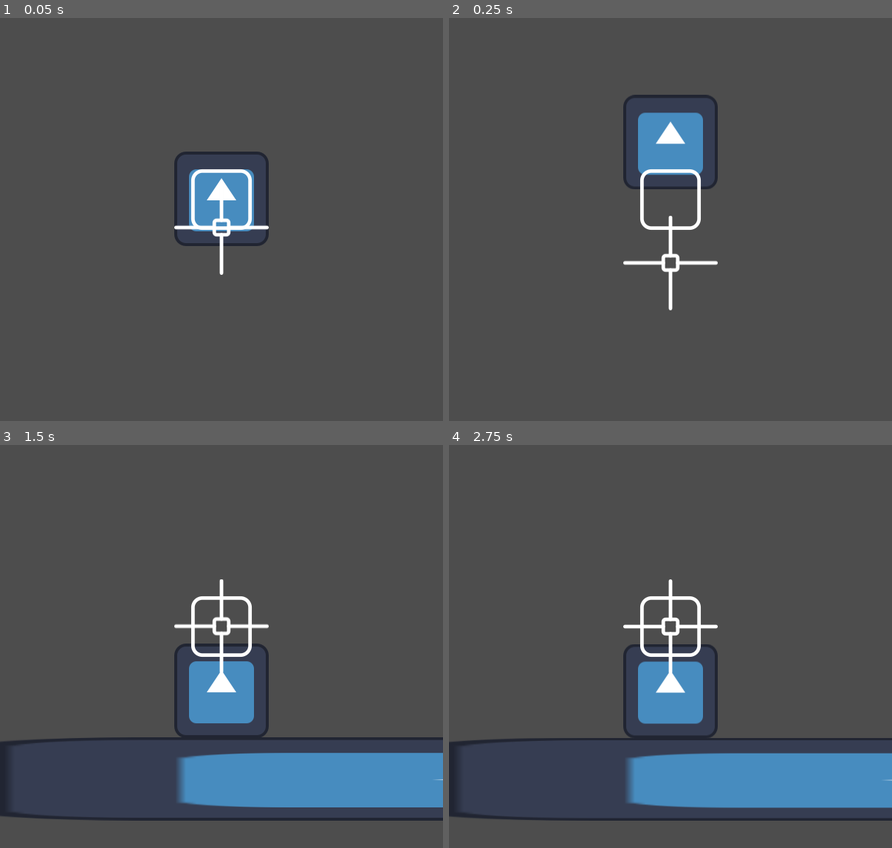
Above: before the commit, frames 1-4 (two rows, left to right).
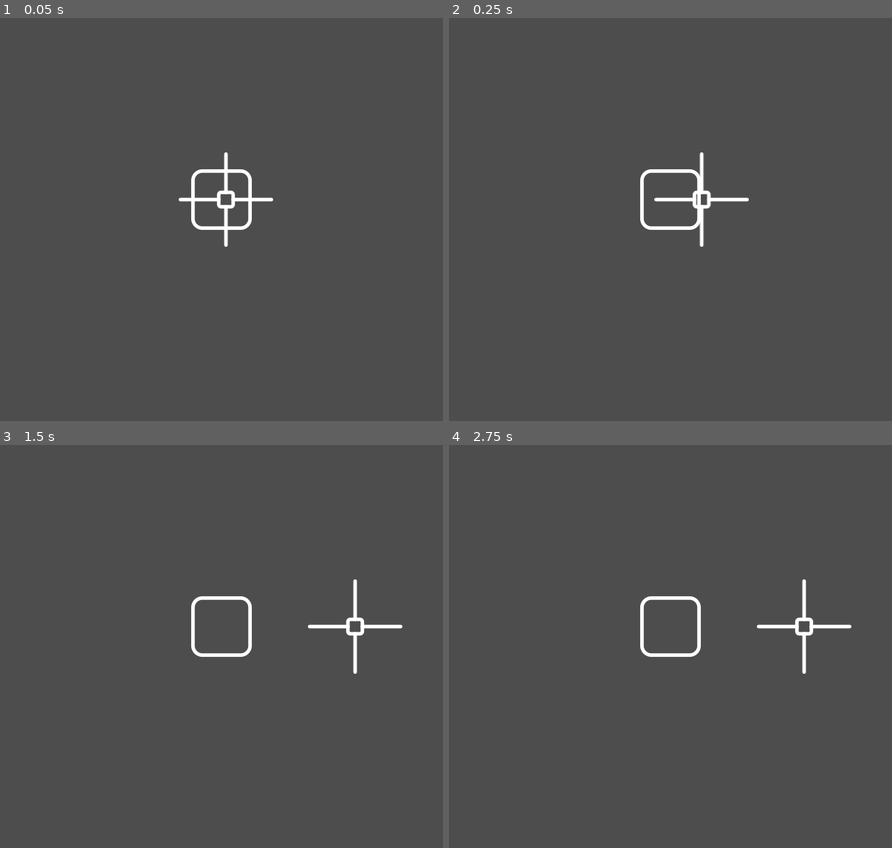
Above: after the commit, the same moments.

Repository: caiolopez/newpro
Game: Godot game, scene res://level.tscn
Two runs of this game, one before a commit and one after it. Both use one fixed random seed, a clock stepped at 60 frames per second and the inputs below. The engine's default icon, where the game draws it, is replaced by a stand-in: a white triangle on a blue panel in a dark square.
Inputs:
- Up to frame 1 (0.05 s): no input
- Up to frame 2 (0.25 s): no input
- Up to frame 3 (1.5 s): no input
- Up to frame 4 (2.75 s): tap Enter at 2 s

The runs differ from the first frame. In frame 1, 2.7% of the frame differs, in the area x 39-62%, y 33-64%; in frame 2, 3.7%; in frame 3, 14%, in the area x 0-100%, y 33-94%; in frame 4, 14%.

Commit message:
lalos wip

Diff:
--- a/Camera/camera.gd
+++ b/Camera/camera.gd
@@ -4,38 +4,41 @@
 	var origin
 	var axes: Constants.Axes
 	var lock_position: Vector2
-	var reset_lerp: bool
 
-	func _init(_origin, _axes: Constants.Axes, _lock_position: Vector2, _reset_lerp: bool):
+	func _init(_origin, _axes: Constants.Axes, _lock_position: Vector2):
 		origin = _origin
 		axes = _axes
 		lock_position = _lock_position
-		reset_lerp = _reset_lerp
 
 var lockers: Array[Locker] = []
 
 @export var hero: Node2D ## What body will the camera follow, primarely. E.g. The main character.
 @export var state_machine: StateMachine ## The state machine that governs this camera controller. Drag-and-drop the state-machine object to this field.
-@export var lerp_ratio: Vector2 = Vector2(0.1,0.1) ## The main smoothing factor.
-@export var catch_up_vel: Vector2 = Vector2(200,10) ## The minimum velocity the body has to move for framing compensation to kick in and attempt to center it to screen.
 @export var lookahead_activation_vel: Vector2 = Vector2(10,0) ## The minimum body velocity that activates the lookahead behavior.
 @export var lookahead_amount: Vector2 = Vector2(50,50) ## The distance the camera frames in advance when performing lookahead.
-var current_lerp_ratio: Vector2
-var current_lookahead: Vector2
 var target: Vector2
-
+var target_tween = create_tween()
+var camera_tween = create_tween()
 
 func _ready():
-	state_machine.start() # starts state machine
+	pass
 
 func _process(delta):
 	# debug
 	get_node('CameraMarker').global_position = target
 
-func lock_camera(origin, axes: Constants.Axes, lock_position: Vector2, reset_lerp: bool) -> void:
-	lockers.append(Locker.new(origin, axes, lock_position, reset_lerp))
 
-func unlock_camera(origin, axes: Constants.Axes, reset_lerp: bool) -> void:
+	var hero_vel = hero.get_velocity()
+	var hero_dir = hero.facing_direction
+	var la_amount = lookahead_amount
+
+	camera_tween.tween_property(self, "position:x", hero.position.x, 1.0)
+
+
+func lock_camera(origin, axes: Constants.Axes, lock_position: Vector2) -> void:
+	lockers.append(Locker.new(origin, axes, lock_position))
+
+func unlock_camera(origin, axes: Constants.Axes) -> void:
 	for locker in lockers:
 		if locker.origin.get_instance_id() == origin.get_instance_id():
 			lockers.erase(locker)
--- a/Camera/camera_locker.gd
+++ b/Camera/camera_locker.gd
@@ -1,8 +1,8 @@
 @tool
 class_name CameraLocker extends Area2D
 
-signal hero_entered(camera_locker: CameraLocker, axes: Constants.Axes, lock_position: Vector2, reset_lerp: bool)
-signal hero_exited(camera_locker: CameraLocker, axes: Constants.Axes, reset_lerp: bool)
+signal hero_entered(camera_locker: CameraLocker, axes: Constants.Axes, lock_position: Vector2)
+signal hero_exited(camera_locker: CameraLocker, axes: Constants.Axes)
 
 const debug_color_x: Color = Color(0, 0, 1, 0.5)
 const debug_color_y: Color = Color(1, 0, 0, 0.5)
@@ -15,7 +15,6 @@
 		queue_redraw()
 		axes_to_lock = value
 @export var center_at_edge: bool
-@export var reset_lerp: bool
 var center_at: Marker2D
 
 func _ready():
@@ -42,11 +41,11 @@
 	else:
 		lock_position = center_at.global_position
 
-	hero_entered.emit(self, axes_to_lock, lock_position, reset_lerp)
+	hero_entered.emit(self, axes_to_lock, lock_position)
 
 func on_hero_exited(body: Node2D):
 	if not body.is_in_group("heroes"): return
-	hero_exited.emit(self, axes_to_lock, reset_lerp)
+	hero_exited.emit(self, axes_to_lock)
 
 func debug_color_changer():
 	var color: Color
--- a/Camera/state_follow_hero.gd
+++ b/Camera/state_follow_hero.gd
@@ -4,43 +4,7 @@
 	pass
 
 func on_process(delta: float):
-
-	var hero_vel = camera.hero.get_velocity()
-	var hero_dir = camera.hero.facing_direction
-	var la_amount = camera.lookahead_amount
-
-	# Lerp Lerp Smoothing
-	if abs(hero_vel.x) < camera.catch_up_vel.x:
-		camera.current_lerp_ratio.x = camera.lerp_ratio.x
-	else: camera.current_lerp_ratio.x = lerp(camera.current_lerp_ratio.x, 1.0, 0.01)
-
-	if abs(hero_vel.y) < camera.catch_up_vel.y:
-		camera.current_lerp_ratio.y = camera.lerp_ratio.y
-	else: camera.current_lerp_ratio.y = lerp(camera.current_lerp_ratio.y, 1.0, 0.01)
-
-	# Look-ahead management
-	if abs(hero_vel.x) > camera.lookahead_activation_vel.x:
-		camera.current_lookahead.x = lerp(camera.current_lookahead.x, la_amount.x*hero_dir, 0.1)
-	else: camera.current_lookahead.x = lerp(camera.current_lookahead.x, 0.0, 0.1)
-
-	if hero_vel.y > camera.lookahead_activation_vel.y:
-		camera.current_lookahead.y = lerp(camera.current_lookahead.y, la_amount.y, 0.1)
-	else: camera.current_lookahead.y = lerp(camera.current_lookahead.y, 0.0, 0.1)
-
-	# Target acquisition
-	camera.target = camera.hero.global_position + camera.current_lookahead
-	for top_locker in camera.lockers:
-		if top_locker.axes == Constants.Axes.x:
-			camera.target.x = top_locker.lock_position.x
-			if top_locker.reset_lerp: camera.current_lerp_ratio = camera.lerp_ratio
-		elif top_locker.axes == Constants.Axes.y:
-			camera.target.y = top_locker.lock_position.y
-		elif top_locker.axes == Constants.Axes.both:
-			camera.target = top_locker.lock_position
-
-	# Move camera smoothly towards target
-	camera.position = camera.lerp_vector2(camera.position, camera.target, camera.current_lerp_ratio)
-
+	pass
 func on_process_physics(delta: float):
 	pass
 
--- a/level.tscn
+++ b/level.tscn
@@ -28,6 +28,7 @@
 scale = Vector2(14.4838, 0.87853)
 
 [node name="Hero" parent="." instance=ExtResource("2_acvau")]
+position = Vector2(-181, 412)
 
 [node name="Camera" parent="." node_paths=PackedStringArray("hero") instance=ExtResource("3_o6dt5")]
 hero = NodePath("../Hero")
Not shown: 5 places in level.tscn that only renumber resources
